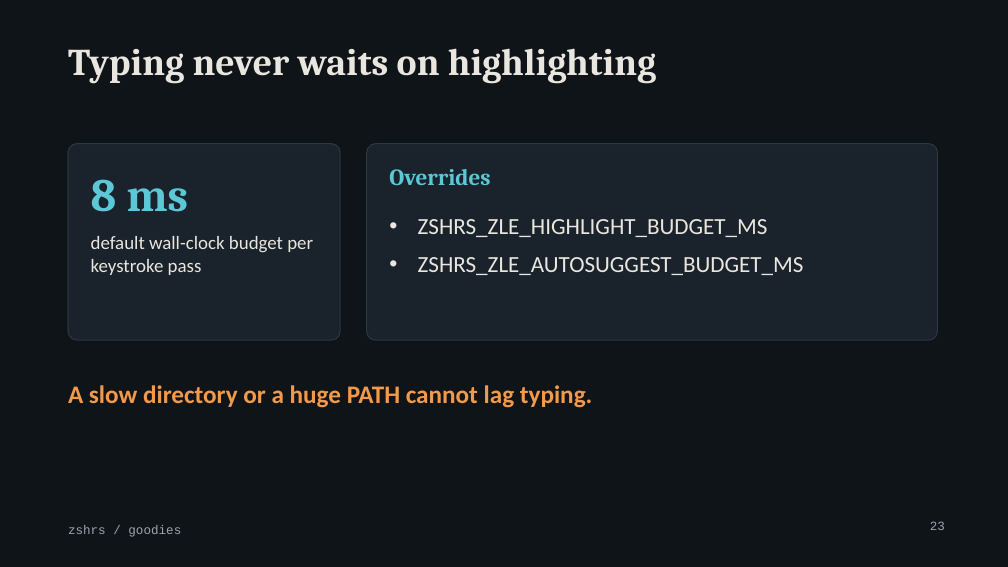
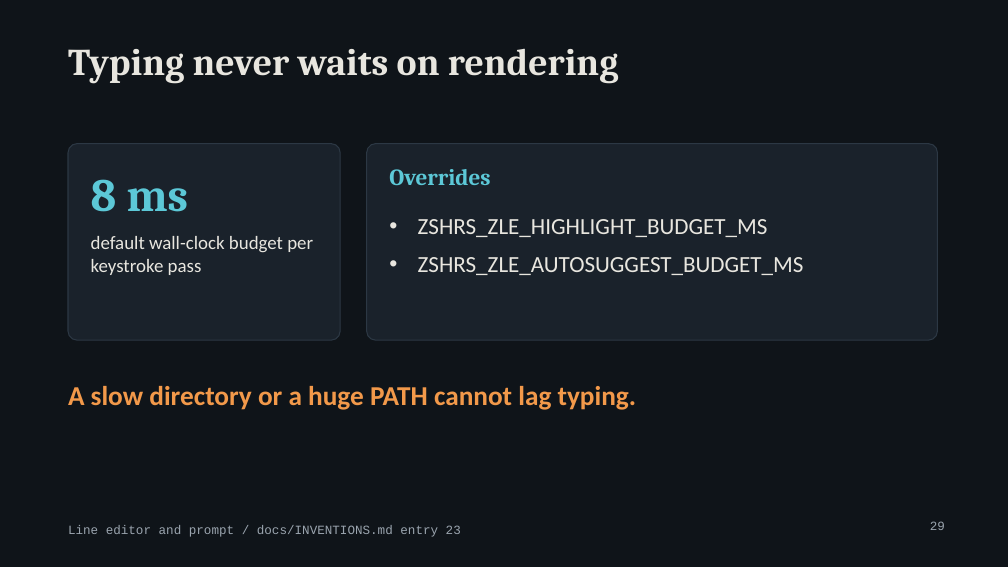
Before and after one commit to MenkeTechnologies/zshrs, a slide deck: slide 29 of docs/talk.pptx (slide 23 before the commit). Drawn at 1008x567 pixels with LibreOffice and Linux fonts; fonts in the diff are those of the drawing. Boxes give left, top, right and bottom in pixels: in the first picture for what was removed or moved away, otherwise in the second. Text is boxed around its words. In the diff, an @@ line names an element or a change of style, - is before the commit and + after.

Commit message:
docs: full talk deck covering every goodie

```diff
--- a/docs/talk.pptx
+++ b/docs/talk.pptx
@@ title at (68,49,619,84): text changed @@
-Typing never waits on highlighting
+Typing never waits on rendering
@@ text "A slow directory or a ..." at (68,386,637,410): size 24 to 26 pt @@
@@ text at (68,525,461,537): text changed @@
-zshrs / goodies
+Line editor and prompt / docs/INVENTIONS.md entry 23
@@ page number at (930,521,945,530): text changed @@
-23
+29
```
Also in this commit, not shown: 18 other slides changed, 39 slides added, 13 slides removed.
